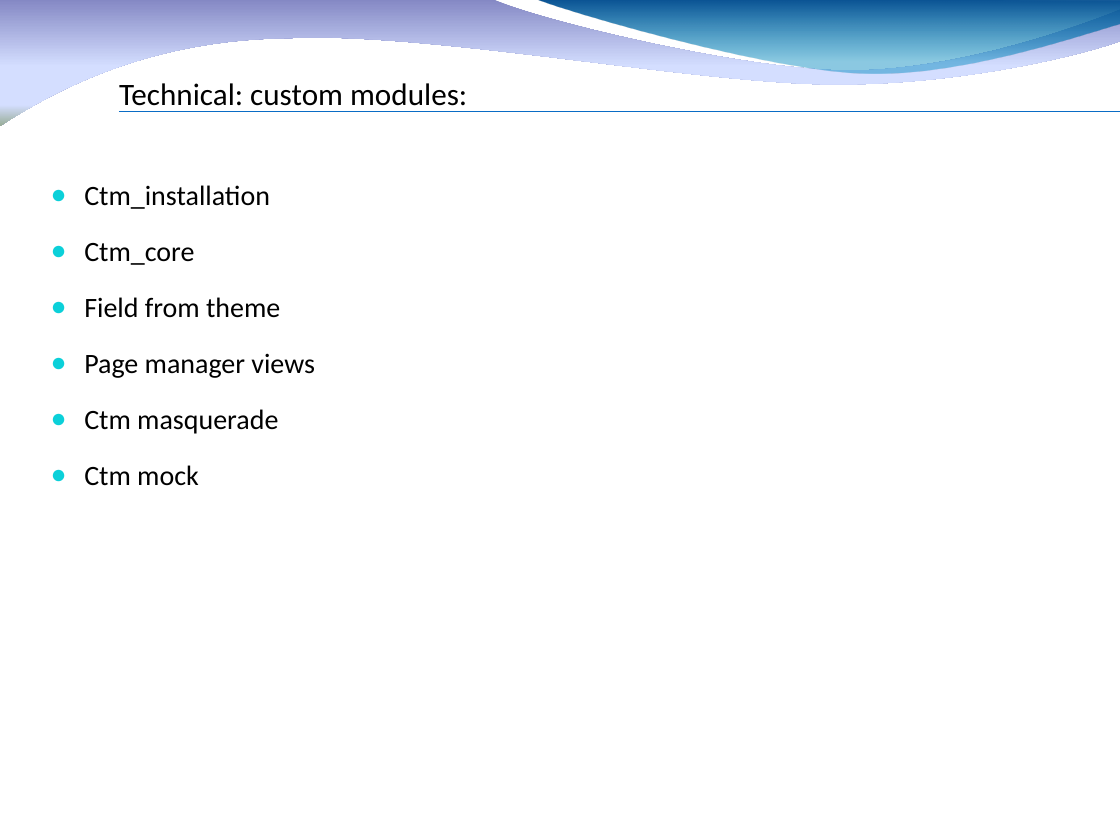
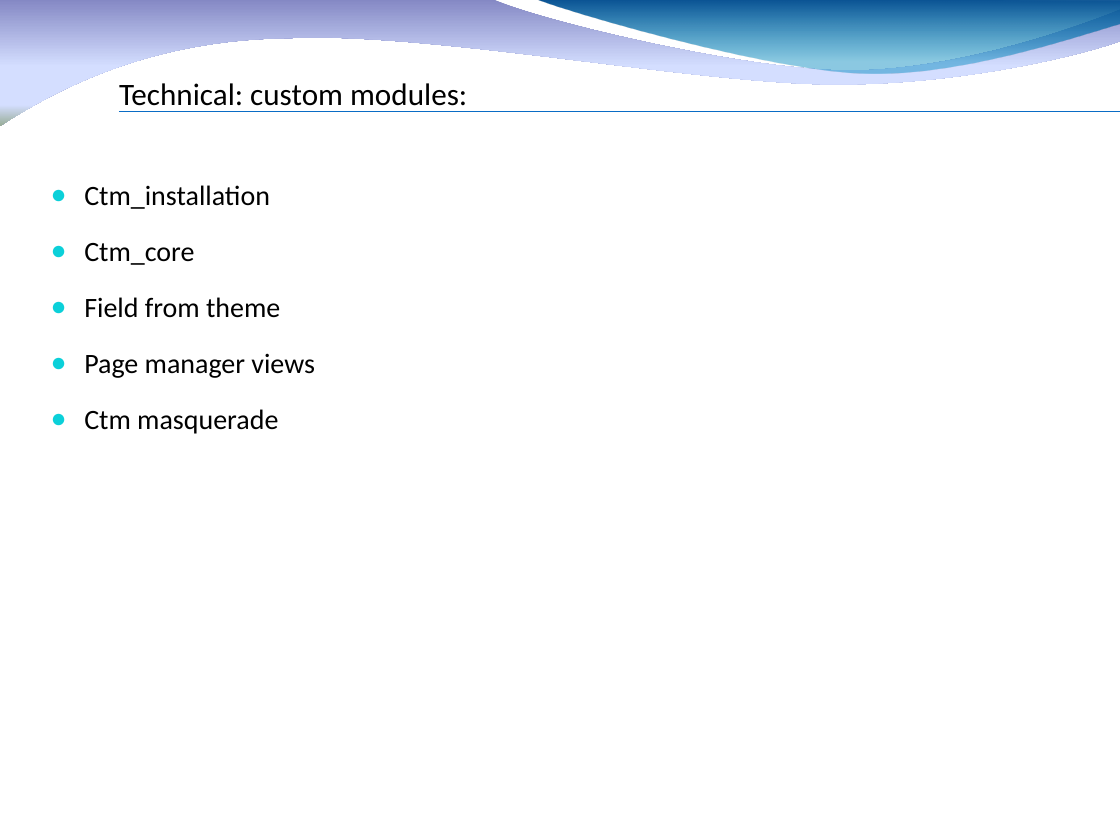
Before and after one commit to fauconv/ctm_drupal7, a slide deck: slide 11 of docs/Drupal 7 CTM factory.pptx. Drawn at 1120x840 pixels with LibreOffice and Linux fonts; fonts in the diff are those of the drawing; background and template pictures are left out. Boxes give left, top, right and bottom in pixels: in the first picture for what was removed or moved away, otherwise in the second. Text is boxed around its words. In the diff, an @@ line names an element or a change of style, - is before the commit and + after.

```diff
--- a/docs/Drupal 7 CTM factory.pptx
+++ b/docs/Drupal 7 CTM factory.pptx
@@ text at (x1=84, y1=465, x2=199, y2=485): paragraph removed @@
-● Ctm mock
```
Also in this commit, not shown: 11 other slides changed, 18 other files.
